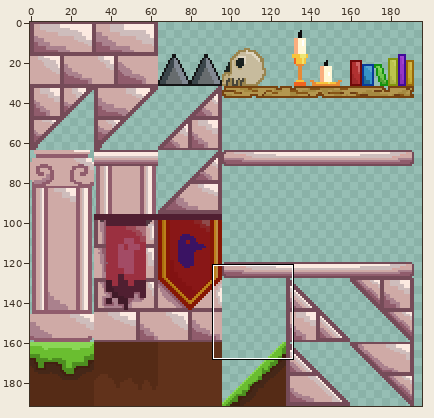
Edited in one commit: sprite sheet (assets/graphics/tilesets/brick_tileset_final.png). The picture above shows the old version from afar; the outline marks the close-up.
Close-up. Earlier state:
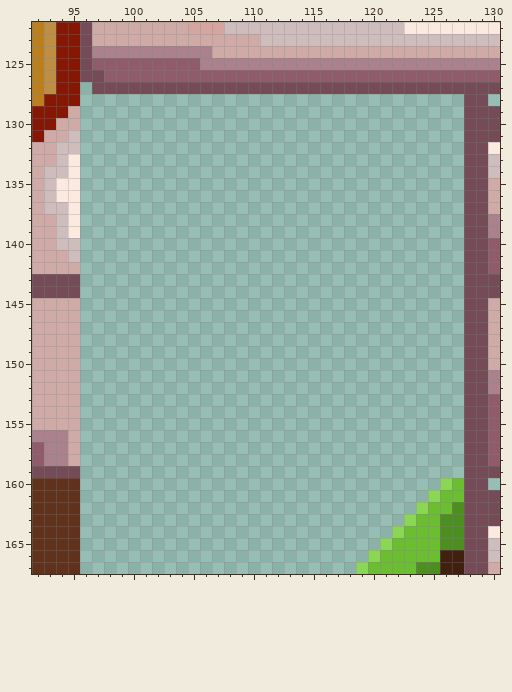
The file is 208x192 pixels. Colours within 5 levels of each other are drawn and written as one. Shown: x 92..130, y 122..167. The wide view leaves out empty margins.
The result:
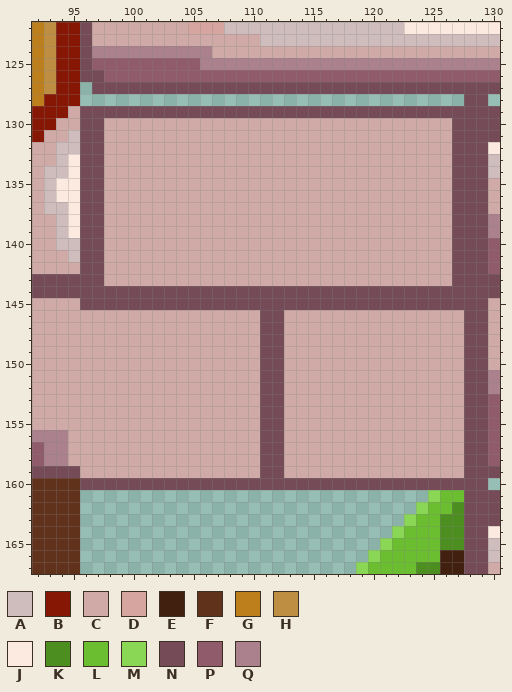
Palette (. is transparent): A #cebdbc  B #861705  C #cfaaa6  D #d7a59f  E #412010  F #61321b  G #bc7f1b  H #be8f42  J #fceae1  K #4d8e20  L #6abe30  M #8ad755  N #754b58  P #905c6c  Q #aa818d
Changes in this commit:
Colour C is added in rows 130 to 143 at x 98 to 126; in rows 146 to 159 at x 96 to 110 and 113 to 127.
Colour N is added in row 129 at x 96 to 127; in rows 130 to 143 at x 96 to 97 and 127; in rows 144 to 145 at x 96 to 127; in rows 146 to 159 at x 111 to 112; in row 160 at x 96 to 125.
Colour N replaces colour L in row 160 at x 127.
Colour N replaces colour M in row 160 at x 126.
